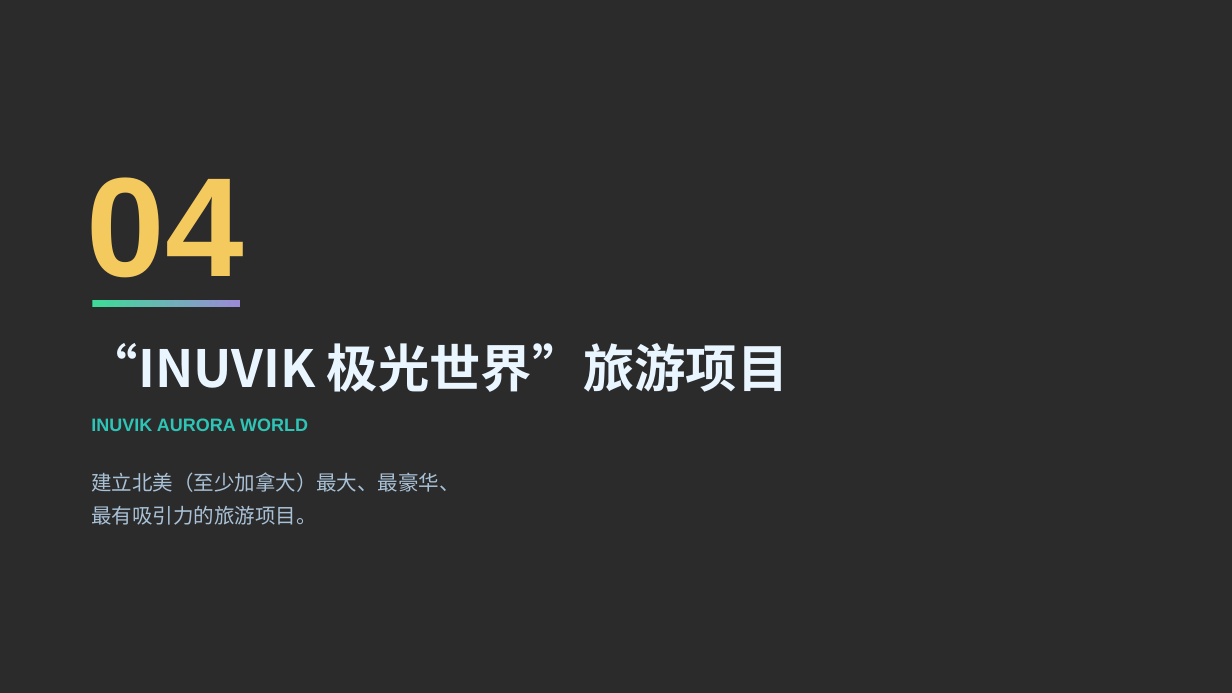
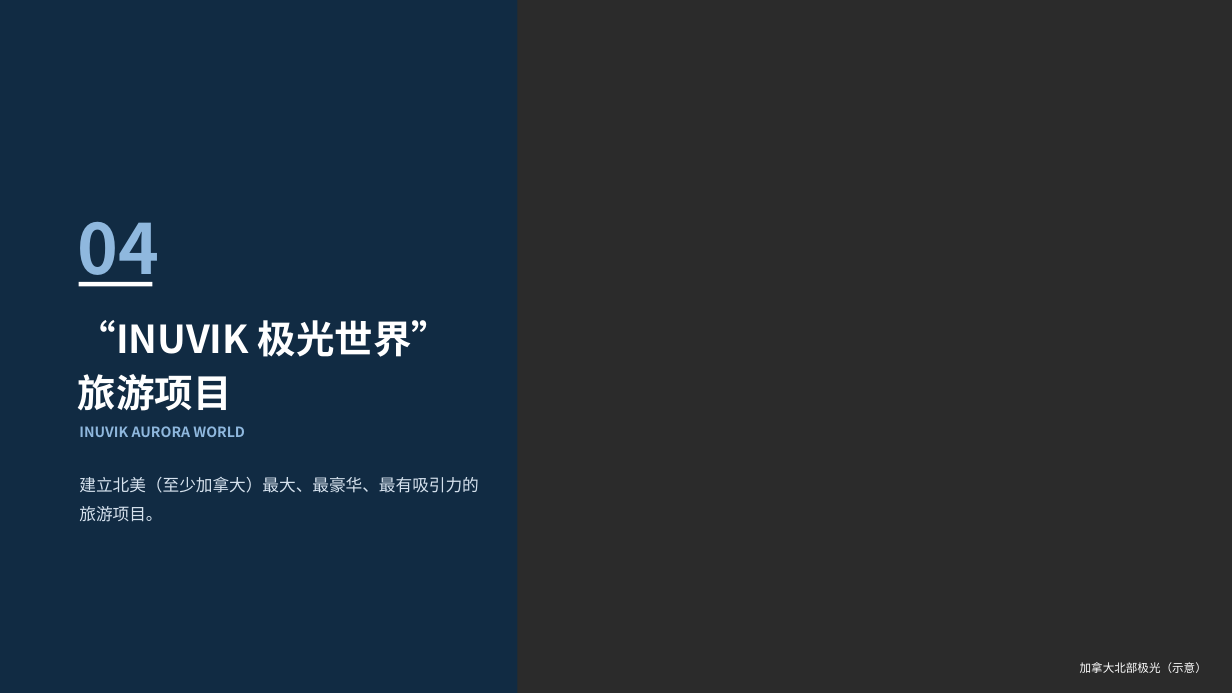
Before and after one commit to plctey/wenjian, a slide deck: slide 9 of nunavik_ppt/努纳维克NUNAVIK地区综合发展规划.pptx. Drawn at 1232x693 pixels with LibreOffice and Linux fonts; fonts in the diff are those of the drawing; background and template pictures are left out; a plain dark background stands for a picture behind light text. Boxes give left, top, right and bottom in pixels: in the first picture for what was removed or moved away, otherwise in the second. Text is boxed around its words. In the diff, an @@ line names an element or a change of style, - is before the commit and + after.

```diff
--- a/nunavik_ppt/努纳维克NUNAVIK地区综合发展规划.pptx
+++ b/nunavik_ppt/努纳维克NUNAVIK地区综合发展规划.pptx
@@ rectangle added at box(0, 0, 518, 693), fill #0F2B46 at 90% opacity @@
@@ text "04": place and size @@
-text "04" at box(87, 177, 244, 302)
+text "04" at box(78, 222, 160, 287)
@@ text "04" at box(78, 222, 160, 287): size 110 to 54 pt, font Arial to Noto Sans CJK SC, text colour #F4C95D to #8FB8DE; line spacing 1.15 to 1.2 @@
@@ rectangle added at box(79, 282, 152, 287), fill #FFFFFF @@
@@ text at box(78, 320, 450, 411): text changed; size 40 to 30 pt; text colour #EAF6FF to #FFFFFF @@
-“INUVIK 极光世界”旅游项目
+“INUVIK 极光世界”
+旅游项目
@@ rectangle removed at box(92, 300, 240, 307) @@
@@ text "INUVIK AURORA WORLD": place and size @@
-text "INUVIK AURORA WORLD" at box(91, 418, 308, 431)
+text "INUVIK AURORA WORLD" at box(79, 426, 245, 437)
@@ text "INUVIK AURORA WORLD" at box(79, 426, 245, 437): size 14 to 11 pt, font Arial to Noto Sans CJK SC, text colour #2EC4B6 to #8FB8DE; line spacing 1.15 to 1.2 @@
@@ text at box(79, 477, 478, 522): text changed; size 16 to 13 pt; text colour #A9C1D6 to #D6E2EE @@
-建立北美（至少加拿大）最大、最豪华、
-最有吸引力的旅游项目。
+建立北美（至少加拿大）最大、最豪华、最有吸引力的旅游项目。
@@ text added at box(1080, 662, 1207, 673), 9 pt, text #FFFFFF @@
+加拿大北部极光（示意）
```
Also in this commit, not shown: 15 other slides changed, 1 slide added, 32 other files.
